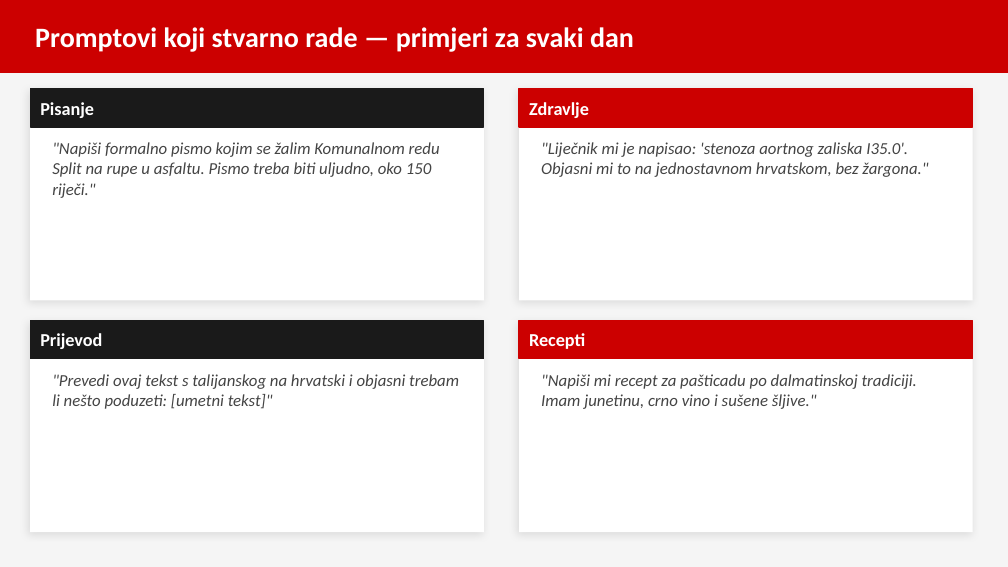
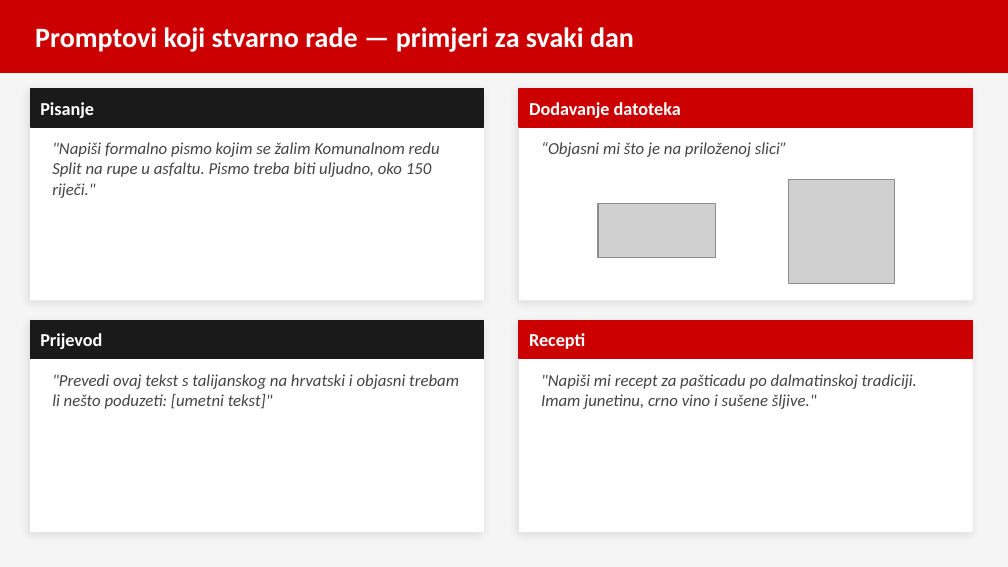
Before and after one commit to brunobilandzic/dipl, a slide deck: slide 12 of praksa/RAST/izradaprezentacije/AI_alati_prezentacija.pptx. Drawn at 1008x567 pixels with LibreOffice and Linux fonts; fonts in the diff are those of the drawing; grey boxes stand for pictures. Boxes give left, top, right and bottom in pixels: in the first picture for what was removed or moved away, otherwise in the second. Text is boxed around its words. In the diff, an @@ line names an element or a change of style, - is before the commit and + after.

```diff
--- a/praksa/RAST/izradaprezentacije/AI_alati_prezentacija.pptx
+++ b/praksa/RAST/izradaprezentacije/AI_alati_prezentacija.pptx
@@ text at (529, 102, 681, 118): text changed @@
-Zdravlje
+Dodavanje datoteka
@@ text at (541, 142, 787, 157): text changed @@
-"Liječnik mi je napisao: 'stenoza aortnog zaliska I35.0'. Objasni mi to na jednostavnom hrvatskom, bez žargona."
+“Objasni mi što je na priloženoj slici”
@@ picture added at (788, 179, 895, 283) @@
@@ picture added at (598, 204, 715, 258) @@
```
Also in this commit, not shown: 8 other slides changed, 3 slides added, 1 slide removed, 1 other file.
